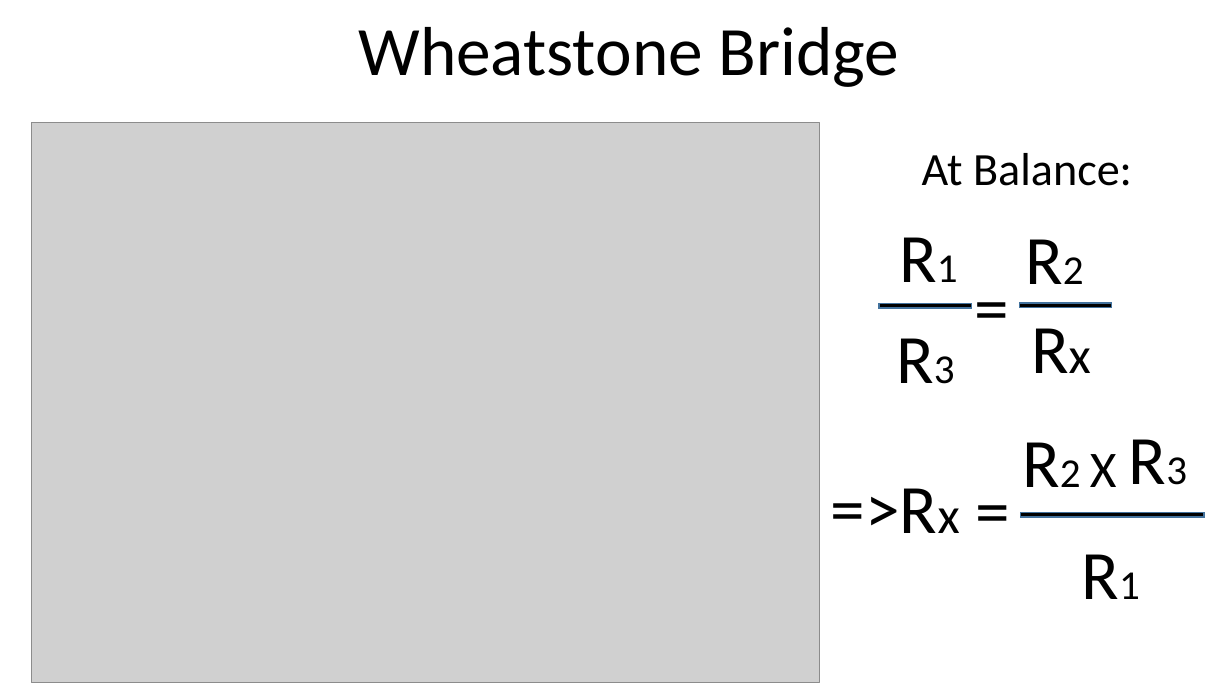
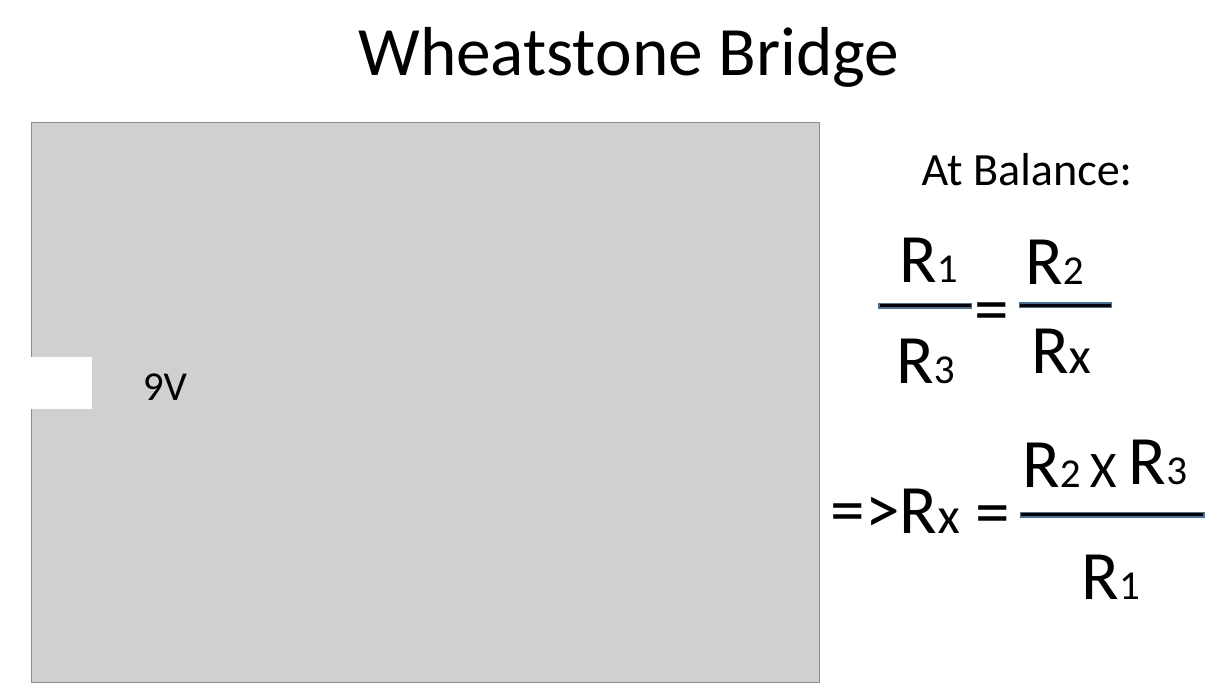
Before and after one commit to infocelab/embedded-projects, a slide deck: slide 12 of Documents/projects for schools.pptx. Drawn at 1232x693 pixels with LibreOffice and Linux fonts; fonts in the diff are those of the drawing; grey boxes stand for pictures. Boxes give left, top, right and bottom in pixels: in the first picture for what was removed or moved away, otherwise in the second. Text is boxed around its words. In the diff, an @@ line names an element or a change of style, - is before the commit and + after.

Commit message:
ok

```diff
--- a/Documents/projects for schools.pptx
+++ b/Documents/projects for schools.pptx
@@ rectangle added at (x1=20, y1=358, x2=91, y2=409), fill #FFFFFF, outline #FFFFFF 1 pt @@
@@ text added at (x1=143, y1=373, x2=187, y2=400), 32 pt, text #000000 @@
+9V
```
